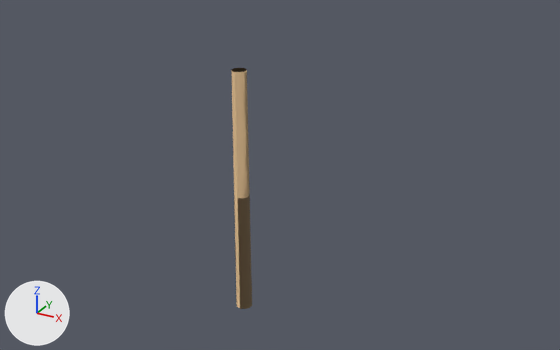
A saved change to the glTF model pickaxe.glb.
Rendered twice from a camera (50 mm lens) standing at (1.52, -2.44, 1.86) and looking at (0.13, 0.09, 0.6). The lights are fixed; the arrows at lower left show +X, +Y and +Z. The older version comes first. Mesh edges are drawn as thin lines on the coarser meshes. Where no turn or scale is listed for an object, it has been applied to the vertices.

The first picture shows 'handle'.
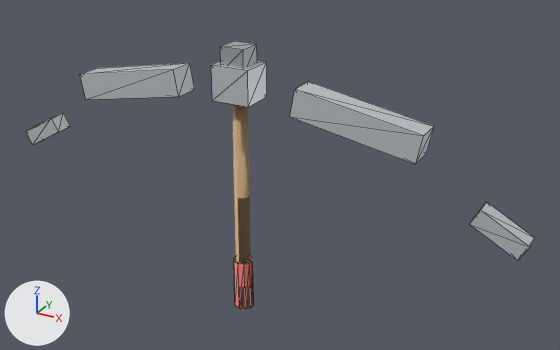
What differs and where, as boxes [x1, y1, x2, y2] in the pictures (560 x 350 px):
'pick_right', added
    after: [290, 81, 434, 164]
'pick_left', added
    after: [80, 63, 195, 100]
'head_center', added
    after: [211, 60, 267, 107]
'pick_right_tip', added
    after: [470, 202, 535, 261]
'grip', added (red)
    after: [234, 257, 254, 309]
'head_cap', added
    after: [220, 41, 257, 68]
'pick_left_tip', added
    after: [26, 113, 70, 145]

Edits to the bpy script that builds the scene:
```text
Add me_mesh_7:
    me_mesh_7.from_pydata([(-1.116, -0.038, 0.541), (-0.941, -0.038, 0.637), (-0.974, -0.038, 0.698), (-1.15, -0.038, 0.603), (-0.941, 0.038, 0.637), (-1.116, 0.038, 0.541), (-1.15, 0.038, 0.603), (-0.974, 0.038, 0.698)], [], [(0, 1, 2), (0, 2, 3), (4, 5, 6), (4, 6, 7), (1, 4, 7), (1, 7, 2), (5, 0, 3), (5, 3, 6), (3, 2, 7), (3, 7, 6), (5, 4, 1), (5, 1, 0)])
    me_mesh_7.materials.append(mat_head_metal)  # white #dde2e7
Add me_mesh_6:
    me_mesh_6.from_pydata([(-0.74, -0.055, 0.826), (-0.248, -0.055, 0.915), (-0.268, -0.055, 1.024), (-0.76, -0.055, 0.934), (-0.248, 0.055, 0.915), (-0.74, 0.055, 0.826), (-0.76, 0.055, 0.934), (-0.268, 0.055, 1.024)], [], [(0, 1, 2), (0, 2, 3), (4, 5, 6), (4, 6, 7), (1, 4, 7), (1, 7, 2), (5, 0, 3), (5, 3, 6), (3, 2, 7), (3, 7, 6), (5, 4, 1), (5, 1, 0)])
    me_mesh_6.materials.append(mat_head_metal)  # white #dde2e7
Add me_mesh_5:
    me_mesh_5.from_pydata([(0.941, -0.038, 0.637), (1.116, -0.038, 0.541), (1.15, -0.038, 0.603), (0.974, -0.038, 0.698), (1.116, 0.038, 0.541), (0.941, 0.038, 0.637), (0.974, 0.038, 0.698), (1.15, 0.038, 0.603)], [], [(0, 1, 2), (0, 2, 3), (4, 5, 6), (4, 6, 7), (1, 4, 7), (1, 7, 2), (5, 0, 3), (5, 3, 6), (3, 2, 7), (3, 7, 6), (5, 4, 1), (5, 1, 0)])
    me_mesh_5.materials.append(mat_head_metal)  # white #dde2e7
Add me_mesh_4:
    me_mesh_4.from_pydata([(0.248, -0.055, 0.915), (0.74, -0.055, 0.826), (0.76, -0.055, 0.934), (0.268, -0.055, 1.024), (0.74, 0.055, 0.826), (0.248, 0.055, 0.915), (0.268, 0.055, 1.024), (0.76, 0.055, 0.934)], [], [(0, 1, 2), (0, 2, 3), (4, 5, 6), (4, 6, 7), (1, 4, 7), (1, 7, 2), (5, 0, 3), (5, 3, 6), (3, 2, 7), (3, 7, 6), (5, 4, 1), (5, 1, 0)])
    me_mesh_4.materials.append(mat_head_metal)  # white #dde2e7
Remove ob_pickaxe:
    ob_pickaxe = bpy.data.objects.new('pickaxe', None)
Add ob_head_cap:
    ob_head_cap = bpy.data.objects.new('head_cap', me_mesh_8)  # a box spanning x -0.05..0.05, y -0.05..0.05, z 1.04..1.14; in mat_head_metal_dark (light grey #b3b8bf)
    ob_head_cap.location = (0.0, 0.0, 0.0)
Add ob_pick_left_tip:
    ob_pick_left_tip = bpy.data.objects.new('pick_left_tip', me_mesh_7)
    ob_pick_left_tip.location = (0.0, 0.0, 0.0)
Add ob_pick_left:
    ob_pick_left = bpy.data.objects.new('pick_left', me_mesh_6)
    ob_pick_left.location = (0.0, 0.0, 0.0)
Add ob_pick_right_tip:
    ob_pick_right_tip = bpy.data.objects.new('pick_right_tip', me_mesh_5)
    ob_pick_right_tip.location = (0.0, 0.0, 0.0)
Add ob_pick_right:
    ob_pick_right = bpy.data.objects.new('pick_right', me_mesh_4)
    ob_pick_right.location = (0.0, 0.0, 0.0)
Add ob_head_center:
    ob_head_center = bpy.data.objects.new('head_center', me_mesh_3.copy())  # the mesh of ob_head_center
    ob_head_center.location = (0.0, 0.0, 0.0)
Add ob_grip:
    ob_grip = bpy.data.objects.new('grip', me_mesh_1)  # 24 vertices, 40 faces; spans x -0.04..0.04, y -0.042..0.042, z 0.0..0.22; in mat_grip_tape (red #ed7c6f)
    ob_grip.location = (0.0, 0.0, 0.0)
```
